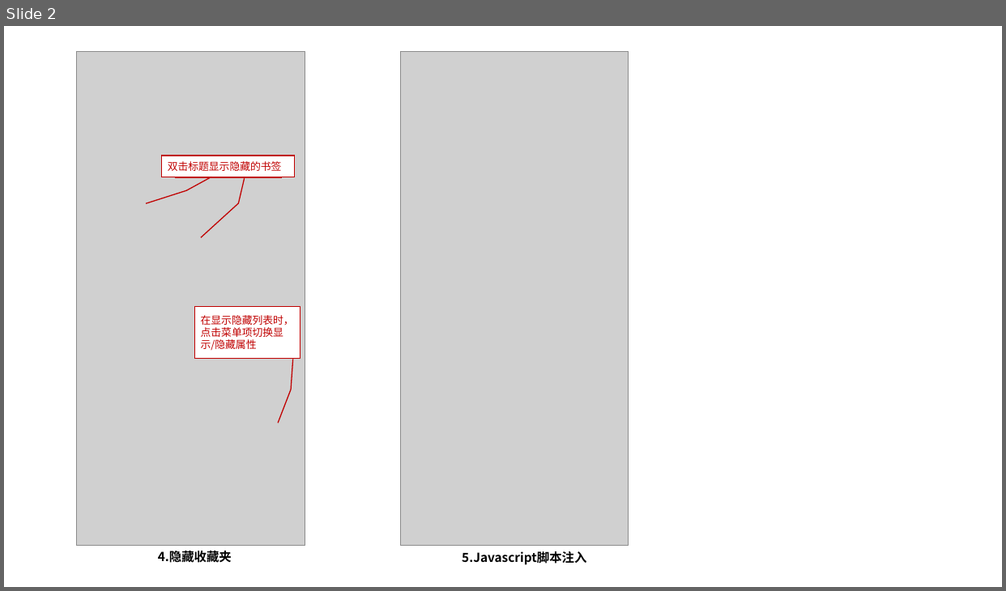
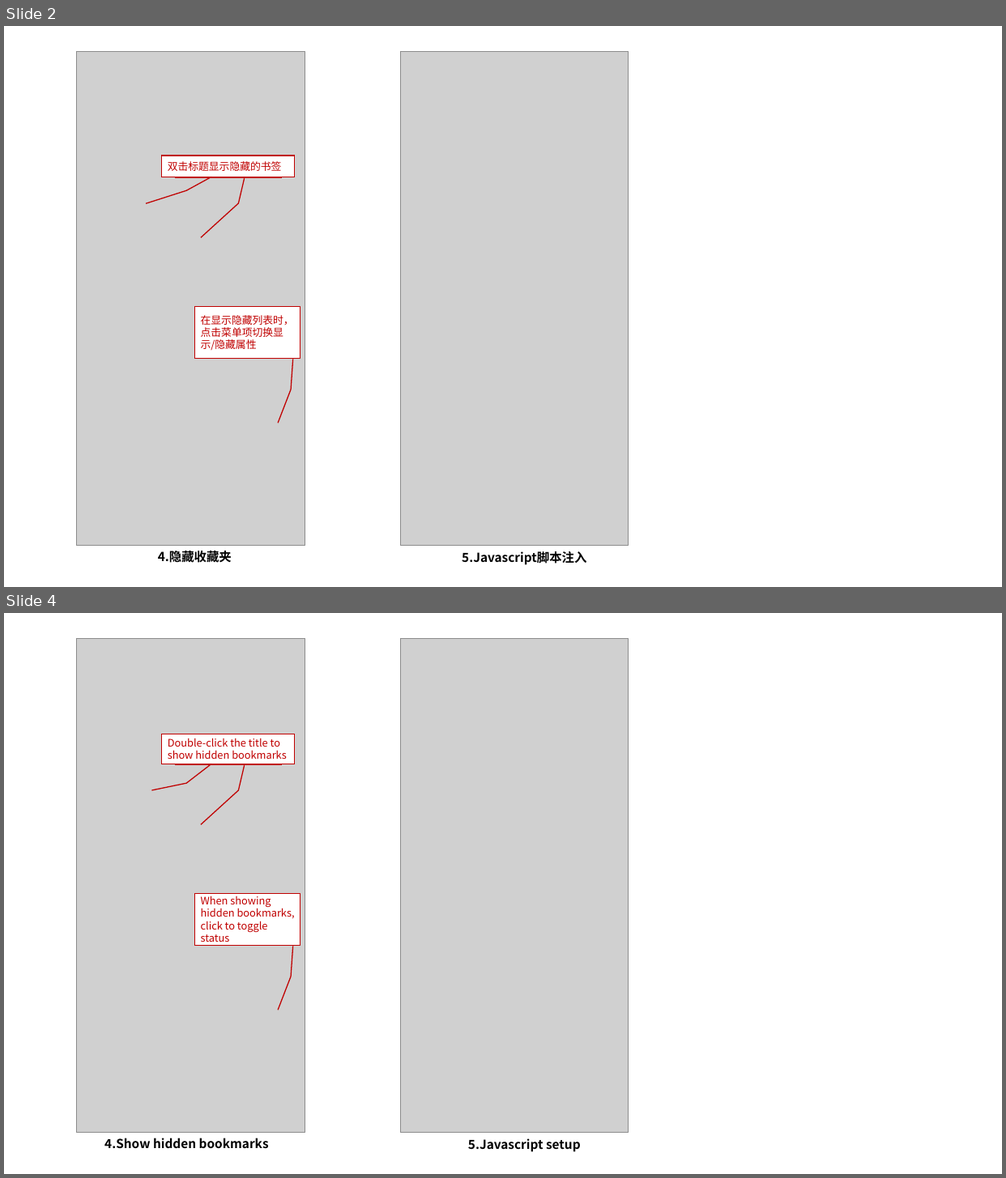
Before and after one commit to KenJinghuiZhao/KenJingHuiZhao.github.io, a slide deck: S3-02-Dev/KenBrowser/screenshots/KenBrowser-manual.pptx. Shown one above the other, each under a label of ours: slide 2 before the commit, slides 2 and 4 after it; the slides between them are not shown. The pictures are 1006x591 and 1006x1178 pixels, drawn with LibreOffice and Linux fonts; fonts in the diff are those of the drawing; grey boxes stand for pictures. Boxes give left, top, right and bottom in pixels: in the first picture for what was removed or moved away, otherwise in the second. Text is boxed around its words. In the diff, an @@ line names an element or a change of style, - is before the commit and + after.

```diff
--- a/S3-02-Dev/KenBrowser/screenshots/KenBrowser-manual.pptx
+++ b/S3-02-Dev/KenBrowser/screenshots/KenBrowser-manual.pptx
@@ slide 4 added at box(4, 613, 1002, 1174), background #FFFFFF @@
@@ picture added at box(77, 638, 305, 1132) @@
@@ picture added at box(400, 638, 629, 1132) @@
@@ border callout added at box(162, 735, 296, 764), fill #FFFFFF, outline #C00000 1 pt, 10 pt, text #C00000 @@
+Double-click the title to show hidden bookmarks
@@ border callout added at box(176, 743, 281, 764), fill #FFFFFF, outline #C00000 1 pt, 10 pt, text #C00000 @@
+双击显示隐藏的书签
@@ border callout added at box(195, 894, 300, 945), fill #FFFFFF, outline #C00000 1 pt, 10 pt, text #C00000 @@
+When showing hidden bookmarks, click to toggle status
@@ text added at box(104, 1138, 269, 1148), 12 pt, text #000000, bold @@
+4.Show hidden bookmarks
@@ text added at box(468, 1139, 581, 1152), 12 pt, text #000000, bold @@
+5.Javascript setup
```
Also in this commit, not shown: 1 other slide added, 10 other files.
